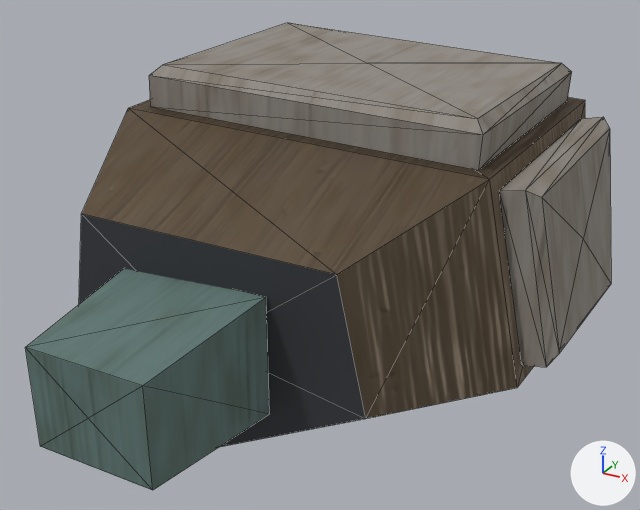
The glTF model hollow-reign/assets/models/witness/gnomon_lamp.glb, before and after one commit.
Rendered twice from a 50 mm camera at (0.0598, -0.0918, 0.0537) aimed at (0.0048, 0.0083, 0.0037). The axes (+X, +Y, +Z) are drawn at lower right. The lights are the same throughout. The older version comes first. Mesh edges are drawn as thin lines.

In view in the first picture: 'gnomon_lamp'.
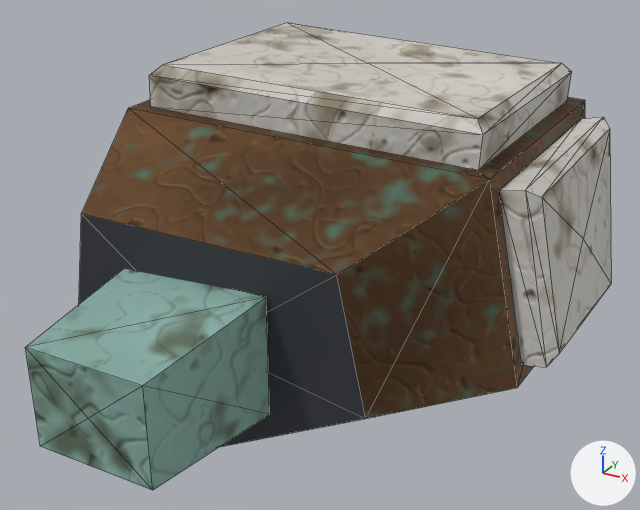
Pixel boxes (x1, y1, x2, y2) of what changed, in the pictures (640 x 510 px):
'gnomon_lamp', surface changed: (25, 23, 611, 490) in both

What changed in the scene script:
```text
Add img_relic_bone_orm_png:
    img_relic_bone_orm_png = load_image('relic_bone_orm.png', 'tex/relic_bone_orm.png', 256, 256, 'Non-Color')
Add img_relic_bone_a_png:
    img_relic_bone_a_png = load_image('relic_bone_a.png', 'tex/relic_bone_a.png', 256, 256, 'sRGB')
Add img_relic_bone_n_png:
    img_relic_bone_n_png = load_image('relic_bone_n.png', 'tex/relic_bone_n.png', 256, 256, 'Non-Color')
Add img_relic_bronze_orm_png:
    img_relic_bronze_orm_png = load_image('relic_bronze_orm.png', 'tex/relic_bronze_orm.png', 256, 256, 'Non-Color')
Add img_relic_bronze_a_png:
    img_relic_bronze_a_png = load_image('relic_bronze_a.png', 'tex/relic_bronze_a.png', 256, 256, 'sRGB')
Change mat_bone:
    where n2 = _N.new('ShaderNodeMix'); n2.name = 'Mix'
    n2.inputs[7].default_value: (0.86, 0.8, 0.69, 1.0) -> (0.92, 0.89, 0.82, 1.0)  # 'B', pale yellow #efe7d8 -> 'B', white #f6f2ea
    where n3 = _N.new('ShaderNodeTexImage'); n3.name = 'Image Texture'
    n3.image: img_worn_a_png -> img_relic_bone_a_png
    where n6 = _N.new('ShaderNodeTexImage'); n6.name = 'Image Texture.001'
    n6.image: img_matte_orm_png -> img_relic_bone_orm_png
    where n8 = _N.new('ShaderNodeTexImage'); n8.name = 'Image Texture.002'
    n8.image: img_worn_n_png -> img_relic_bone_n_png
Change mat_bronze:
    remove # nodes: BsdfPrincipled, Math, Mix, NormalMap, OutputMaterial, SeparateColor, TexImage x3
    remove # colours: beige #bca689
    remove # uses the picture img_worn_a_png
    remove # uses the picture img_worn_n_png
    remove # uses the picture img_worn_orm_png
    nodes: BsdfPrincipled, NormalMap, OutputMaterial, SeparateColor, TexImage x3
    uses the picture img_relic_bone_n_png
    uses the picture img_relic_bronze_a_png
    uses the picture img_relic_bronze_orm_png
Change mat_verdigris:
    where n2 = _N.new('ShaderNodeMix'); n2.name = 'Mix'
    n2.inputs[7].default_value: (0.34, 0.56, 0.5, 1.0) -> (0.36, 0.62, 0.55, 1.0)  # 'B', greyish cyan #9ec5bc -> 'B', cyan #a2cec4
    where n3 = _N.new('ShaderNodeTexImage'); n3.name = 'Image Texture'
    n3.image: img_worn_a_png -> img_relic_bone_a_png
    where n4 = _N.new('ShaderNodeMath'); n4.name = 'Math'
    n4.inputs[1].default_value: 0.25 -> 0.0  # 'Value'
    where n6 = _N.new('ShaderNodeTexImage'); n6.name = 'Image Texture.001'
    n6.image: img_matte_orm_png -> img_relic_bone_orm_png
    where n8 = _N.new('ShaderNodeTexImage'); n8.name = 'Image Texture.002'
    n8.image: img_worn_n_png -> img_relic_bone_n_png
```
